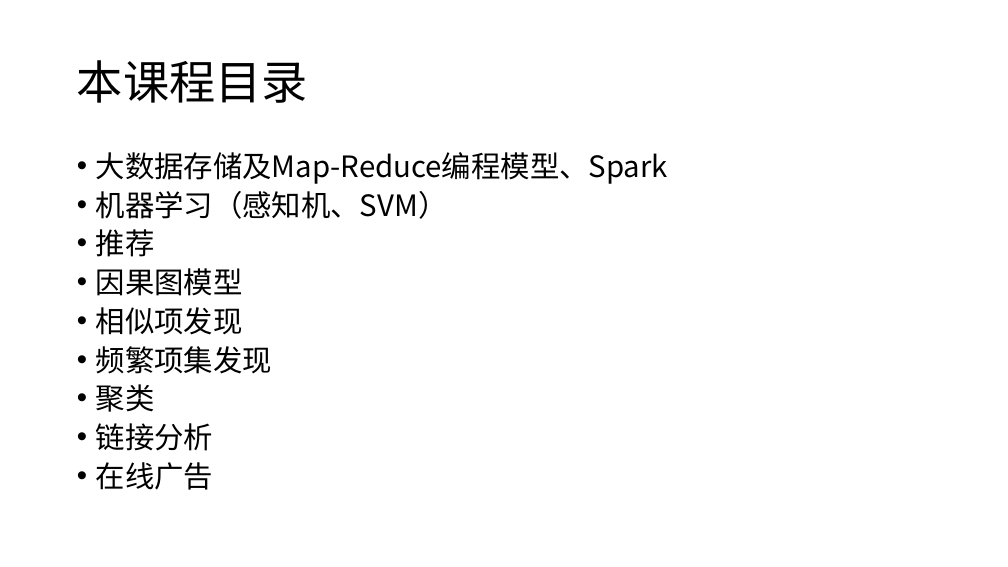
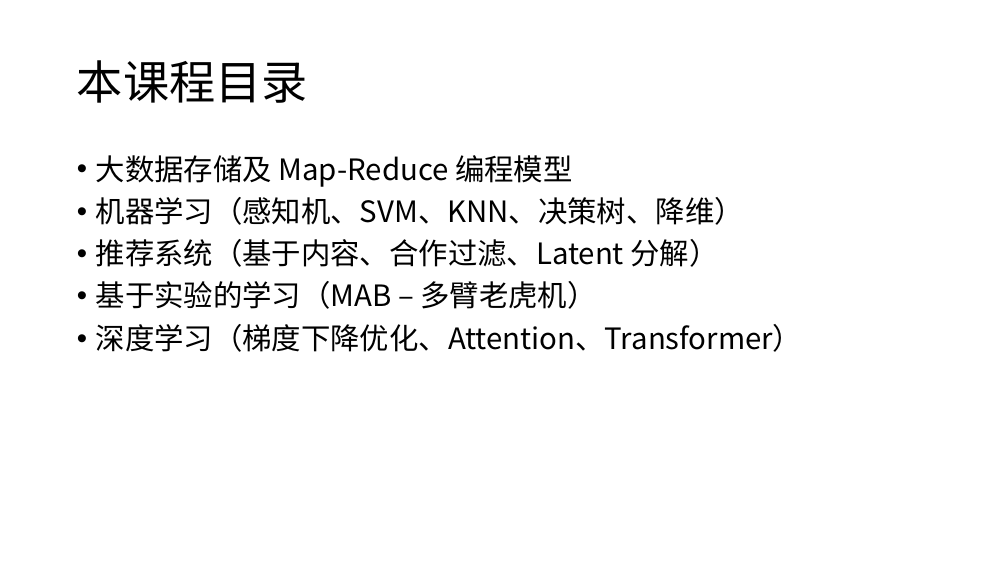
Before and after one commit to yishuai/bigalgo, a slide deck: slide 5 of ppt/0-overview.pptx (slide 13 before the commit). Drawn at 1008x567 pixels with LibreOffice and Linux fonts; fonts in the diff are those of the drawing. Boxes give left, top, right and bottom in pixels: in the first picture for what was removed or moved away, otherwise in the second. Text is boxed around its words. In the diff, an @@ line names an element or a change of style, - is before the commit and + after.

```diff
--- a/ppt/0-overview.pptx
+++ b/ppt/0-overview.pptx
@@ text at (96,155,803,352): text changed @@
-• 大数据存储及Map-Reduce编程模型、Spark
-• 机器学习（感知机、SVM）
-• 推荐
-• 因果图模型
-• 相似项发现
-• 频繁项集发现
-• 聚类
-• 链接分析
-• 在线广告
+• 大数据存储及 Map-Reduce 编程模型
+• 机器学习（感知机、SVM、KNN、决策树、降维）
+• 推荐系统（基于内容、合作过滤、Latent 分解）
+• 基于实验的学习（MAB – 多臂老虎机）
+• 深度学习（梯度下降优化、Attention、Transformer）
```
Also in this commit, not shown: 1 other slide changed, 2 slides added, 12 slides removed, 54 other files.
